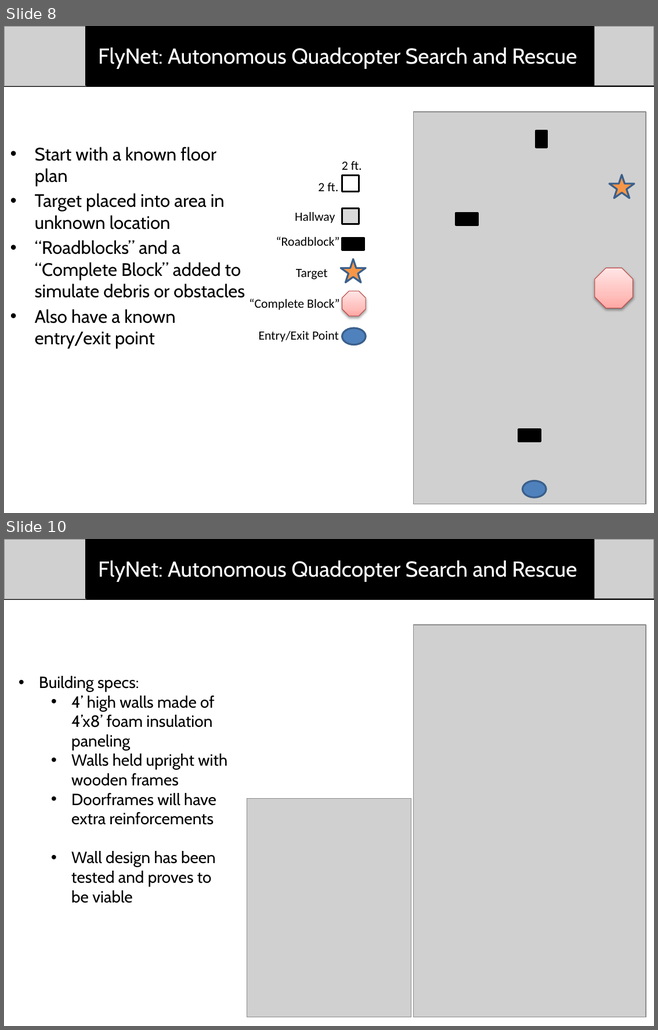
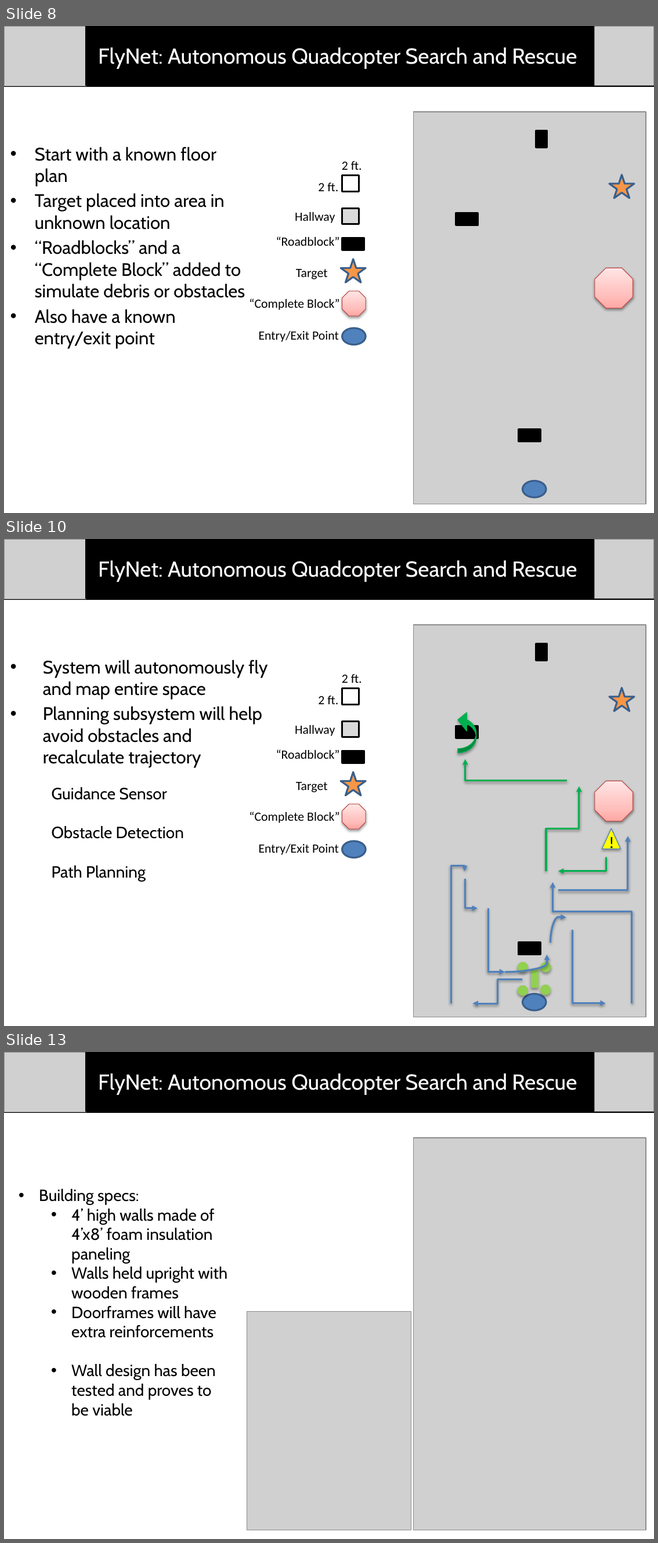
Before and after one commit to dtbinh/FlyNet, a slide deck: Presentations/CDR_Fall_2015/Individual_Slides/Matt/Testing.pptx. Shown one above the other, each under a label of ours: slides 8 and 10 before the commit, slides 8, 10 and 13 after it; the slides between them are not shown. The pictures are 658x1030 and 658x1543 pixels, drawn with LibreOffice and Linux fonts; fonts in the diff are those of the drawing; grey boxes stand for pictures. Boxes give left, top, right and bottom in pixels: in the first picture for what was removed or moved away, otherwise in the second. Text is boxed around its words. In the diff, an @@ line names an element or a change of style, - is before the commit and + after.

```diff
--- a/Presentations/CDR_Fall_2015/Individual_Slides/Matt/Testing.pptx
+++ b/Presentations/CDR_Fall_2015/Individual_Slides/Matt/Testing.pptx
@@ slide 10 added at [4, 539, 654, 1026], background #FFFFFF @@
@@ group added at [4, 539, 654, 599]: 2 pictures, 1 line, 1 rectangle, 1 text @@
+FlyNet: Autonomous Quadcopter Search and Rescue
@@ text added at [43, 660, 267, 768], 20 pt, text #000000 @@
+• System will autonomously fly and map entire space
+• Planning subsystem will help avoid obstacles and recalculate trajectory
@@ text added at [52, 787, 184, 881], 18 pt, text #000000 @@
+Guidance Sensor
+Obstacle Detection
+Path Planning
@@ group added at [458, 711, 621, 871]: 3 elbow arrows, 1 triangle, 1 curved right arrow, 1 text @@
+!
@@ elbow arrow added from (558, 890) to (628, 837), #4F81BD 2 pt @@
@@ elbow arrow added from (451, 1004) to (465, 871), #4F81BD 2 pt @@
@@ elbow arrow added from (465, 879) to (477, 908), #4F81BD 2 pt @@
@@ elbow arrow added from (632, 1004) to (552, 882), #4F81BD 2 pt @@
@@ elbow arrow added from (488, 908) to (504, 972), #4F81BD 2 pt @@
@@ curved arrow added from (550, 943) to (566, 918), #4F81BD 2 pt @@
@@ elbow arrow added from (572, 930) to (605, 1004), #4F81BD 2 pt @@
@@ curved arrow added from (504, 972) to (546, 955), #4F81BD 2 pt @@
@@ group added at [249, 625, 645, 1017]: 7 rectangles, 7 texts, 6 ellipses, 2 stars, 2 octagons, 1 picture @@
+2 ft.
+2 ft.
+Hallway
+“Roadblock”
+Target
+“Complete Block”
+Entry/Exit Point
@@ elbow arrow added from (523, 979) to (473, 1004), #4F81BD 2 pt @@
@@ what was slide 10 is now slide 13 @@
```
Also in this commit, not shown: 4 slides changed, 3 other slides added, 1 slide removed, 1 other file.
